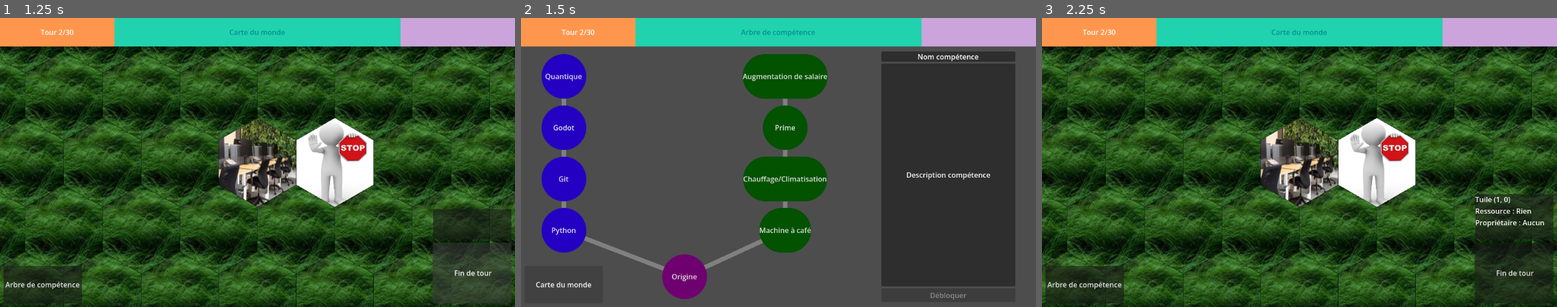
Above: before the commit, frames 1-3 (left to right).
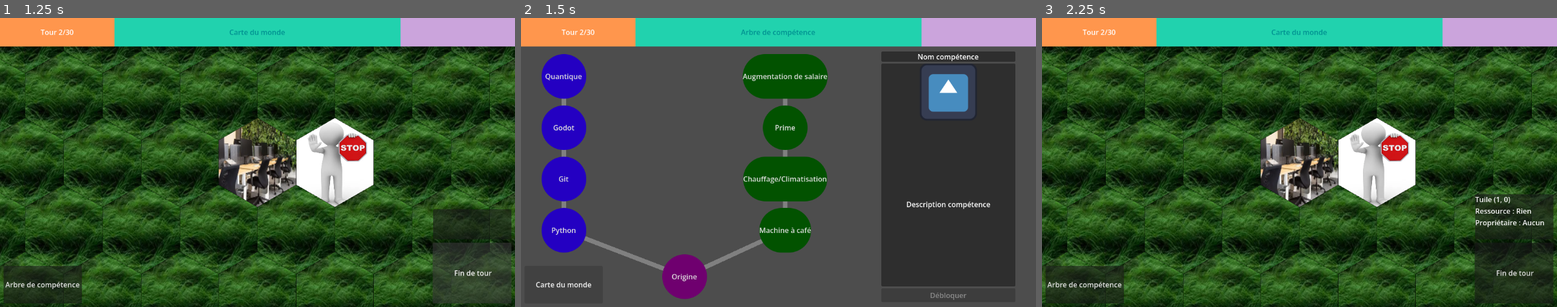
Above: after the commit, the same moments.

Repository: Shoshore/M2-Projet_Jeux_Serieux
Game: Godot game, scene res://Scenes/tile_map.tscn
Same seed, same stepped clock (60 frames per second), same inputs: the game is played once before the commit and once after it. The engine's default icon, where the game draws it, is replaced by a stand-in: a white triangle on a blue panel in a dark square.
Inputs (mouse positions are in pixels of both pictures, inside the frame that each line leads up to):
- Up to frame 1 (1.25 s): click "Fin de tour" at 0.5 s
- Up to frame 2 (1.5 s): click "Arbre de compétence" at 1.25 s
- Up to frame 3 (2.25 s): tap Enter at 2 s; move the mouse to (1412, 148) at 2.02 s; click (1412, 148) at 2.17 s

Frame 1 is identical in both runs. In frame 2, 2.2% of the frame differs, in the area x 74-92%, y 16-67%; in frame 3, nothing differs.

Commit message:
Skills can have logo + Skills can affect the company's variables

Diff:
--- a/Scenes/skillTree.tscn
+++ b/Scenes/skillTree.tscn
@@ -11,6 +11,7 @@
 [ext_resource type="Resource" uid="uid://ybwgokd8y4rs" path="res://data/human_3.tres" id="8_pp2iq"]
 [ext_resource type="Resource" uid="uid://0xd7ddf6xy7s" path="res://data/human_2.tres" id="9_ajvxf"]
 [ext_resource type="Resource" uid="uid://4rq6ej6sey2d" path="res://data/human_1.tres" id="10_tk232"]
+[ext_resource type="Texture2D" uid="uid://ccw55bdg6t24r" path="res://assets/icon.svg" id="12_r7jmg"]
 
 [sub_resource type="StyleBoxFlat" id="StyleBoxFlat_m3jsf"]
 bg_color = Color(0.14293295, 0, 0.7612819, 1)
@@ -341,10 +342,22 @@
 layout_mode = 2
 mouse_filter = 2
 
-[node name="SkillDescription" type="Label" parent="HBoxContainer/HBoxContainerInfos/VBoxContainerInfos/PanelContainer2" unique_id=270398573]
-layout_mode = 2
+[node name="VBoxContainer" type="VBoxContainer" parent="HBoxContainer/HBoxContainerInfos/VBoxContainerInfos/PanelContainer2" unique_id=2096181753]
+layout_mode = 2
+
+[node name="SkillIcon" type="TextureRect" parent="HBoxContainer/HBoxContainerInfos/VBoxContainerInfos/PanelContainer2/VBoxContainer" unique_id=460935640]
+custom_minimum_size = Vector2(128, 128)
+layout_mode = 2
+texture = ExtResource("12_r7jmg")
+expand_mode = 1
+stretch_mode = 5
+
+[node name="SkillDescription" type="Label" parent="HBoxContainer/HBoxContainerInfos/VBoxContainerInfos/PanelContainer2/VBoxContainer" unique_id=270398573]
+layout_mode = 2
+size_flags_vertical = 3
 text = "Description compétence"
 horizontal_alignment = 1
+vertical_alignment = 1
 autowrap_mode = 3
 max_lines_visible = 15
 
@@ -354,14 +367,5 @@
 text = "Débloquer"
 
 [connection signal="gui_input" from="." to="." method="_on_gui_input"]
-[connection signal="toggled" from="HBoxContainer/HBoxContainerSkillTree/VBoxContainer/HBoxContainer/VBoxContainer/Button4" to="." method="_on_button_tech4_toggled"]
-[connection signal="toggled" from="HBoxContainer/HBoxContainerSkillTree/VBoxContainer/HBoxContainer/VBoxContainer/Button3" to="." method="_on_button_tech3_toggled"]
-[connection signal="toggled" from="HBoxContainer/HBoxContainerSkillTree/VBoxContainer/HBoxContainer/VBoxContainer/Button2" to="." method="_on_button_tech2_toggled"]
-[connection signal="toggled" from="HBoxContainer/HBoxContainerSkillTree/VBoxContainer/HBoxContainer/VBoxContainer/Button" to="." method="_on_button_tech1_toggled"]
-[connection signal="toggled" from="HBoxContainer/HBoxContainerSkillTree/VBoxContainer/HBoxContainer/VBoxContainer2/Button4" to="." method="_on_button_human4_toggled"]
-[connection signal="toggled" from="HBoxContainer/HBoxContainerSkillTree/VBoxContainer/HBoxContainer/VBoxContainer2/Button3" to="." method="_on_button_human3_toggled"]
-[connection signal="toggled" from="HBoxContainer/HBoxContainerSkillTree/VBoxContainer/HBoxContainer/VBoxContainer2/Button2" to="." method="_on_button_human2_toggled"]
-[connection signal="toggled" from="HBoxContainer/HBoxContainerSkillTree/VBoxContainer/HBoxContainer/VBoxContainer2/Button" to="." method="_on_button_human1_toggled"]
 [connection signal="mouse_entered" from="HBoxContainer/HBoxContainerSkillTree/VBoxContainer/HBoxContainer2/ButtonOrigin" to="." method="_on_button_origin_mouse_entered"]
-[connection signal="toggled" from="HBoxContainer/HBoxContainerSkillTree/VBoxContainer/HBoxContainer2/ButtonOrigin" to="." method="_on_button_origin_toggled"]
 [connection signal="pressed" from="HBoxContainer/HBoxContainerInfos/VBoxContainerInfos/UnlockButton" to="." method="_on_unlock_button_pressed"]
--- a/data/origin.tres
+++ b/data/origin.tres
@@ -1,6 +1,13 @@
 [gd_resource type="Resource" script_class="Skill" format=3 uid="uid://dx5l827mtaca2"]
 
+[ext_resource type="Script" uid="uid://dqls804r0bhd7" path="res://scripts/skillTree/skillEffect.gd" id="1_rr2cb"]
 [ext_resource type="Script" uid="uid://jfrest3lsltq" path="res://scripts/skillTree/skill.gd" id="1_tqcbg"]
+
+[sub_resource type="Resource" id="Resource_br8ie"]
+script = ExtResource("1_rr2cb")
+variable_name = &"_funds"
+value = 100.0
+metadata/_custom_type_script = "uid://dqls804r0bhd7"
 
 [resource]
 script = ExtResource("1_tqcbg")
@@ -8,4 +15,5 @@
 name = "Origine"
 description = "C'est le début quoi"
 cout = 0
+effects = Array[ExtResource("1_rr2cb")]([SubResource("Resource_br8ie")])
 metadata/_custom_type_script = "uid://jfrest3lsltq"
--- a/data/tech_1.tres
+++ b/data/tech_1.tres
@@ -1,6 +1,7 @@
 [gd_resource type="Resource" script_class="Skill" format=3 uid="uid://6kbmddxm0jae"]
 
 [ext_resource type="Script" uid="uid://jfrest3lsltq" path="res://scripts/skillTree/skill.gd" id="1_v0t54"]
+[ext_resource type="Script" uid="uid://dqls804r0bhd7" path="res://scripts/skillTree/skillEffect.gd" id="1_xdcf5"]
 [ext_resource type="Resource" uid="uid://dx5l827mtaca2" path="res://data/origin.tres" id="2_lgdjj"]
 
 [resource]
--- a/data/tech_2.tres
+++ b/data/tech_2.tres
@@ -1,5 +1,6 @@
 [gd_resource type="Resource" script_class="Skill" format=3 uid="uid://frklswfdexjy"]
 
+[ext_resource type="Texture2D" uid="uid://b5dloiia0kort" path="res://assets/Git-Icon.png" id="1_ee4im"]
 [ext_resource type="Script" uid="uid://jfrest3lsltq" path="res://scripts/skillTree/skill.gd" id="1_u6mql"]
 [ext_resource type="Resource" uid="uid://6kbmddxm0jae" path="res://data/tech_1.tres" id="2_5j3su"]
 
@@ -8,6 +9,7 @@
 id = "tech_2"
 name = "Git"
 description = "Permet de partager des projets de manière libre et gratuite."
+icone = ExtResource("1_ee4im")
 cout = 2
 requierment = Array[ExtResource("1_u6mql")]([ExtResource("2_5j3su")])
 metadata/_custom_type_script = "uid://jfrest3lsltq"
--- a/scripts/building/company.gd
+++ b/scripts/building/company.gd
@@ -140,3 +140,22 @@
 	print("boost mood : ", _boost_mood)
 	print("mood threshold : ", _mood_threshold)
 	print("------------------------")
+
+# Application des compétences
+func apply_effect(effect: SkillEffect) -> void:
+	# En cas d'erreur dans le nom de la variable
+	if not effect.variable_name in self:
+		push_error("[COMPAGNY] Variable inconnue : '%s'" % effect.variable_name)
+		return
+
+	var selected_var = get(effect.variable_name)
+	print("[COMPAGNY] variable modifier : '%s'" % effect.variable_name)
+	match effect.operation:
+		SkillEffect.Operation.ADD:
+			set(effect.variable_name, selected_var + effect.value)
+		SkillEffect.Operation.MUL:
+			set(effect.variable_name, selected_var * effect.value)
+
+func apply_skill(skill: Skill) -> void:
+	for effect in skill.effects:
+		apply_effect(effect)
--- a/scripts/skillTree/skill.gd
+++ b/scripts/skillTree/skill.gd
@@ -7,3 +7,4 @@
 @export var icone: Texture2D
 @export_range(0, 10) var cout: int = 1
 @export var requierment: Array[Skill] = []
+@export var effects: Array[SkillEffect] = []
--- /dev/null
+++ b/scripts/skillTree/skillEffect.gd
@@ -0,0 +1,8 @@
+class_name SkillEffect
+extends Resource
+
+enum Operation { ADD, MUL }
+
+@export var variable_name: StringName
+@export var operation: Operation
+@export var value: float = 0.0
--- a/scripts/skillTree/skillTreeBehaviour.gd
+++ b/scripts/skillTree/skillTreeBehaviour.gd
@@ -2,6 +2,9 @@
 
 # Chargement de notre liste de compétence (ressource)
 const TREE: SkillTree = preload("res://data/skillTree.tres")
+
+# Signal pour appliquer les compétences
+signal unlocked_skill(skill: Skill)
 
 # Pour savoir quelles compétences ont été débloquées par le joueur
 var unlocked: Array[StringName] = []
@@ -36,8 +39,10 @@
 
 # Affichage des compétences
 @onready var skill_name: Label = $HBoxContainer/HBoxContainerInfos/VBoxContainerInfos/PanelContainer/SkillName
-@onready var skill_description: Label = $HBoxContainer/HBoxContainerInfos/VBoxContainerInfos/PanelContainer2/SkillDescription
+@onready var skill_icon: TextureRect = $HBoxContainer/HBoxContainerInfos/VBoxContainerInfos/PanelContainer2/VBoxContainer/SkillIcon
+@onready var skill_description: Label = $HBoxContainer/HBoxContainerInfos/VBoxContainerInfos/PanelContainer2/VBoxContainer/SkillDescription
 @onready var unlock_button: Button = $HBoxContainer/HBoxContainerInfos/VBoxContainerInfos/UnlockButton
+
 
 var last_click = ""
 var lock_text = "Débloquer"
@@ -54,6 +59,7 @@
 	for button in button_origin.button_group.get_buttons():
 		button.mouse_entered.connect(_on_buttons_entered.bind(button))
 		button.mouse_exited.connect(_on_buttons_exited)
+		button.toggled.connect(_on_skill_button_toggled.bind(button))
 
 
 
@@ -75,6 +81,7 @@
 func unlock(s: Skill) -> void:
 	if can_unlock_skill(s):
 		unlocked.append(s.id)
+		unlocked_skill.emit(s)
 
 func buttonCenter(button: Control):
 	return button.get_global_rect().get_center() - global_position ;
@@ -89,6 +96,7 @@
 	draw_line(buttonCenter(button_human_2), buttonCenter(button_human_3), colorLineHuman2, lineWidth)
 	draw_line(buttonCenter(button_human_3), buttonCenter(button_human_4), colorLineHuman3, lineWidth)
 
+# Affichage de la compétence dans la fenetre
 func display_skill(skill: Skill) -> void:
 	skill_name.text = skill.name
 	skill_description.text = skill.description
@@ -98,76 +106,28 @@
 		unlock_button.text = lock_text
 	if can_unlock_skill(skill):
 		unlock_button.disabled = false
+	if skill.icone:
+		skill_icon.visible = true
+		skill_icon.texture = skill.icone
+	else:
+		skill_icon.visible = false
 
+# Réinitialise la fenetre
 func undisplay_skill() -> void:
 	skill_name.text = ""
 	skill_description.text = ""
 	unlock_button.disabled = true
+	skill_icon.visible = false
 
 # Comportement des boutons
-func _on_button_origin_toggled(toggled_on: bool) -> void:
-	last_click = "origin"
-	if toggled_on:
-		display_skill(TREE.get_skill(last_click))
+func _on_skill_button_toggled(toggled_on: bool, button: Button) -> void:
+	last_click = button.skill.id
+	if toggled_on :
+		display_skill(button.skill)
 	else:
 		undisplay_skill()
 
-func _on_button_tech1_toggled(toggled_on: bool) -> void:
-	last_click = "tech_1"
-	if toggled_on:
-		display_skill(TREE.get_skill(last_click))
-	else:
-		undisplay_skill()
-
-func _on_button_tech2_toggled(toggled_on: bool) -> void:
-	last_click = "tech_2"
-	if toggled_on:
-		display_skill(TREE.get_skill(last_click))
-	else:
-		undisplay_skill()
-
-func _on_button_tech3_toggled(toggled_on: bool) -> void:
-	last_click = "tech_3"
-	if toggled_on:
-		display_skill(TREE.get_skill(last_click))
-	else:
-		undisplay_skill()
-
-func _on_button_tech4_toggled(toggled_on: bool) -> void:
-	last_click = "tech_4"
-	if toggled_on:
-		display_skill(TREE.get_skill(last_click))
-	else:
-		undisplay_skill()
-
-func _on_button_human1_toggled(toggled_on: bool) -> void:
-	last_click = "human_1"
-	if toggled_on:
-		display_skill(TREE.get_skill(last_click))
-	else:
-		undisplay_skill()
-
-func _on_button_human2_toggled(toggled_on: bool) -> void:
-	last_click = "human_2"
-	if toggled_on:
-		display_skill(TREE.get_skill(last_click))
-	else:
-		undisplay_skill()
-
-func _on_button_human3_toggled(toggled_on: bool) -> void:
-	last_click = "human_3"
-	if toggled_on:
-		display_skill(TREE.get_skill(last_click))
-	else:
-		undisplay_skill()
-
-func _on_button_human4_toggled(toggled_on: bool) -> void:
-	last_click = "human_4"
-	if toggled_on:
-		display_skill(TREE.get_skill(last_click))
-	else:
-		undisplay_skill()
-
+# Débloquer une compétence
 func _on_unlock_button_pressed() -> void:
 	var skill = TREE.get_skill(last_click)
 	unlock(skill)
@@ -190,10 +150,7 @@
 			colorLineHuman3 = Color.GOLDENROD
 	queue_redraw()
 
-func _on_button_origin_mouse_entered() -> void:
-	if last_click == "" :
-		display_skill(TREE.get_skill("origin"))
-
+# Affichage des compétences quand aucune n'est sélectionné
 func _on_buttons_entered(button: Button) -> void:
 	if last_click == "":
 		display_skill(button.skill)
@@ -202,6 +159,7 @@
 	if last_click == "":
 		undisplay_skill()
 
+# Déselectionne une compétence en cliquant n'importe où ailleurs
 func _on_gui_input(event: InputEvent) -> void:
 	if event is InputEventMouseButton and event.pressed and event.button_index == MOUSE_BUTTON_LEFT:
 		# Relache le dernier bouton enfoncé
--- a/scripts/turn_manager.gd
+++ b/scripts/turn_manager.gd
@@ -23,6 +23,7 @@
 	add_child(map)
 	_map_filling(map)
 	$HUD/Control/HBoxContainer/Tour_info/Label.text = "Tour " + str(current_turn) +"/"+str(game_length)
+	skill_tree.unlocked_skill.connect(_on_skill_unlock)
 
 
 func _map_filling(map: Map) -> void:
@@ -93,3 +94,7 @@
 	else:
 		tree_button.text = skillTreeText
 		window_info_label.text = boardText
+
+func _on_skill_unlock(skill: Skill) -> void:
+	var company: Company = company_array[0]
+	company.apply_skill(skill)
Binary file added: assets/Git-Icon.png
Not shown, added: assets/Git-Icon.png.import
Not shown, added: scripts/skillTree/skillEffect.gd.uid
